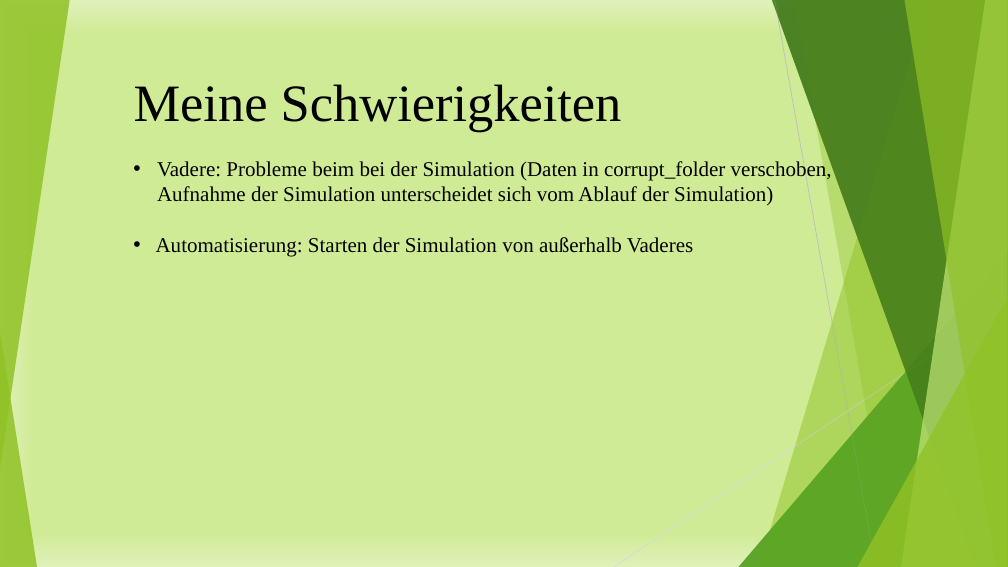
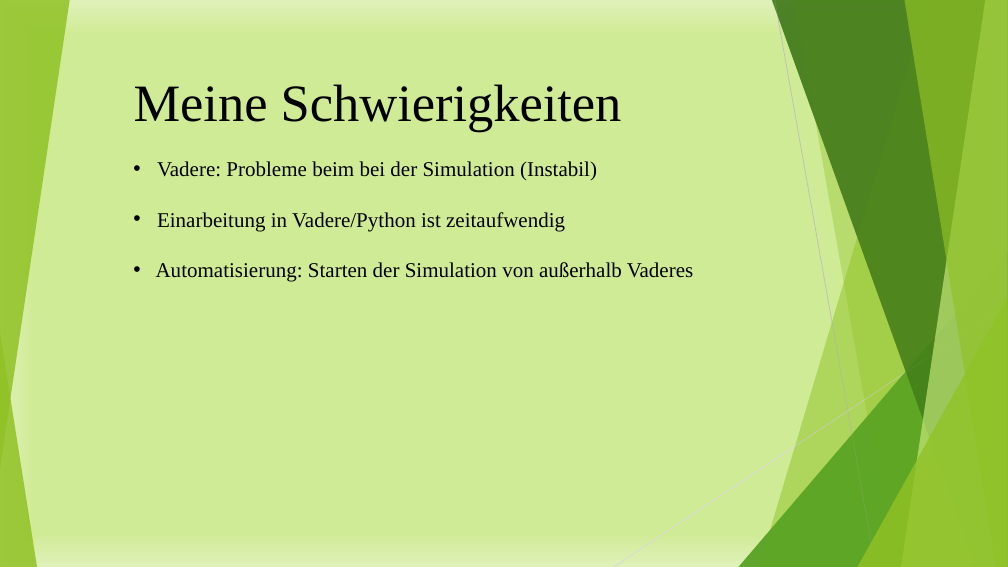
Before and after one commit to Datagroup-ModSim/ModSim17-data-generation-filters, a slide deck: slide 43 of presentations/Datenerzeugung und Datenanalyse_Sprint1.pptx (slide 44 before the commit). Drawn at 1008x567 pixels with LibreOffice and Linux fonts; fonts in the diff are those of the drawing. Boxes give left, top, right and bottom in pixels: in the first picture for what was removed or moved away, otherwise in the second. Text is boxed around its words. In the diff, an @@ line names an element or a change of style, - is before the commit and + after.

```diff
--- a/presentations/Datenerzeugung und Datenanalyse_Sprint1.pptx
+++ b/presentations/Datenerzeugung und Datenanalyse_Sprint1.pptx
@@ text at <box>157,161,597,231</box>: text changed @@
-• Vadere: Probleme beim bei der Simulation (Daten in corrupt_folder verschoben, Aufnahme der Simulation unterscheidet sich vom Ablauf der Simulation)
+• Vadere: Probleme beim bei der Simulation (Instabil)
+• Einarbeitung in Vadere/Python ist zeitaufwendig
```
Also in this commit, not shown: 14 other slides changed, 2 slides added, 3 slides removed.
